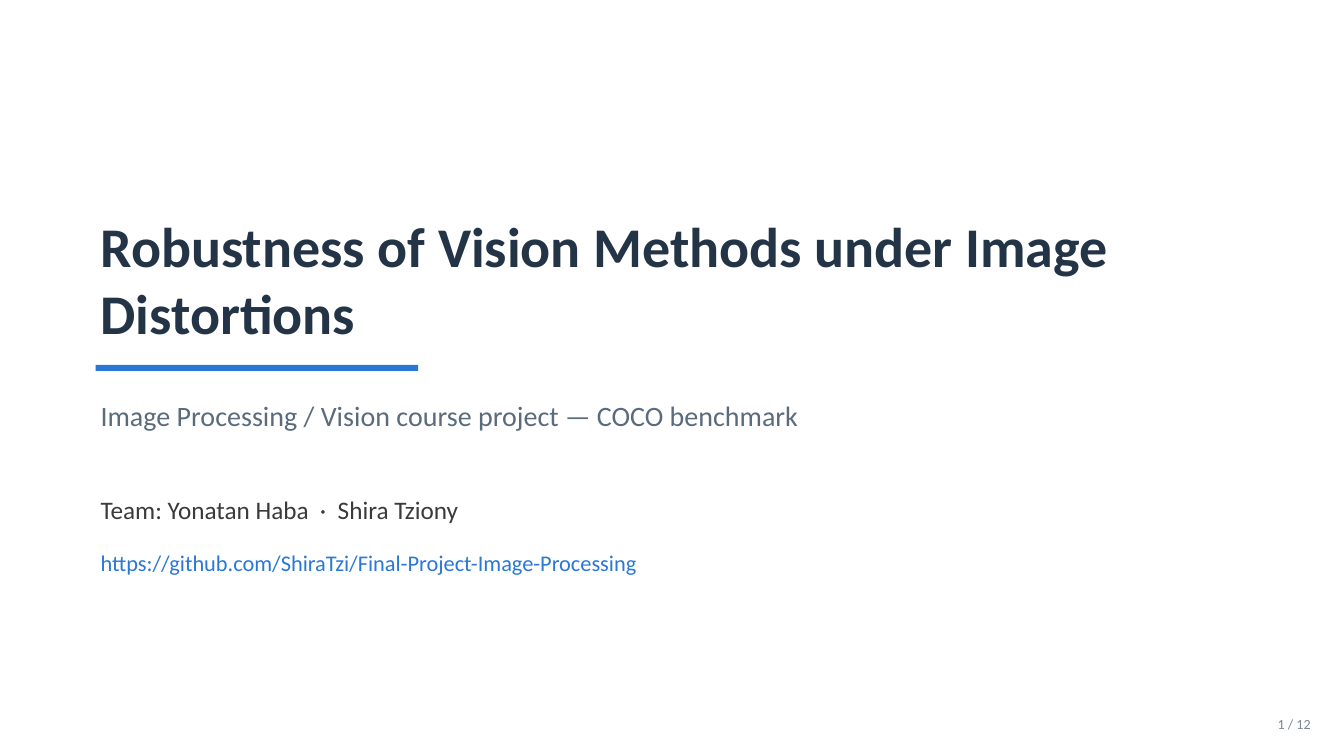
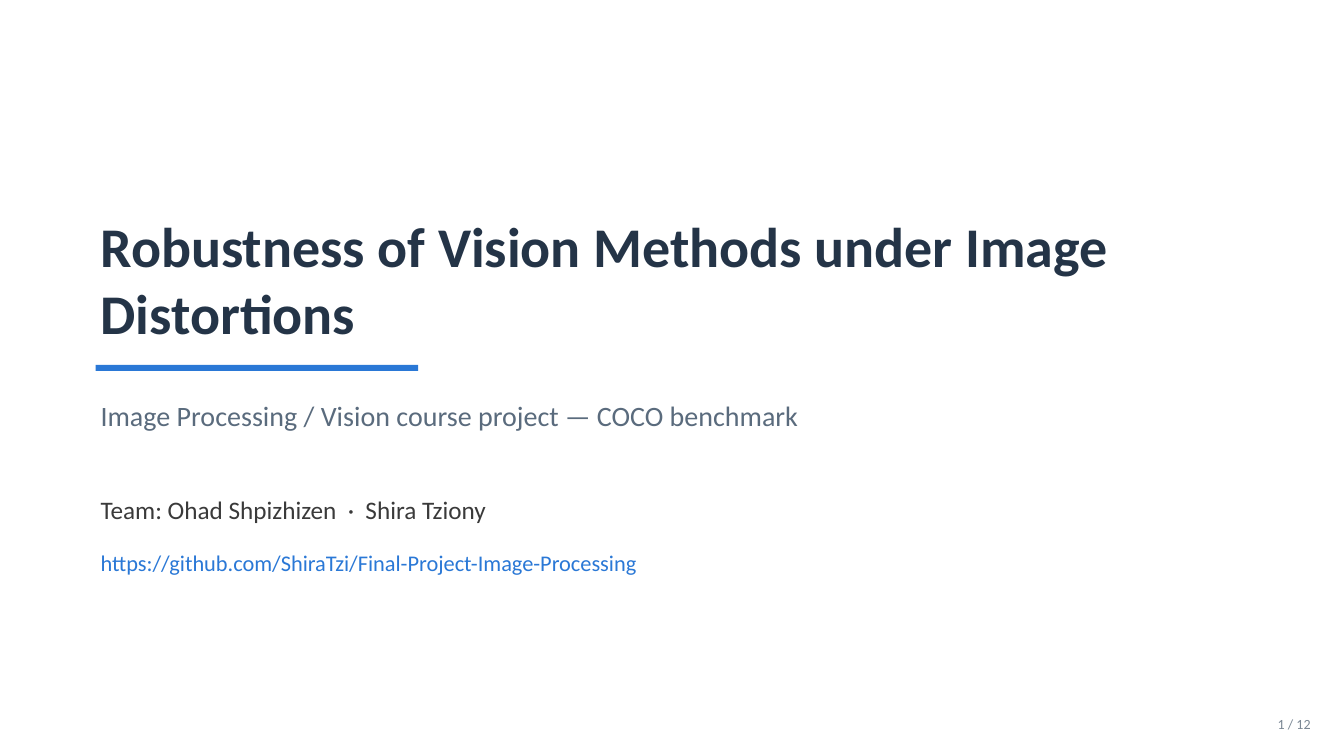
Before and after one commit to ShiraTzi/Final-Project-Image-Processing, a slide deck: slide 1 of slides/final_presentation.pptx. Drawn at 1344x756 pixels with LibreOffice and Linux fonts; fonts in the diff are those of the drawing. Boxes give left, top, right and bottom in pixels: in the first picture for what was removed or moved away, otherwise in the second. Text is boxed around its words. In the diff, an @@ line names an element or a change of style, - is before the commit and + after.

```diff
--- a/slides/final_presentation.pptx
+++ b/slides/final_presentation.pptx
@@ text at [101,501,486,523]: text changed @@
-Team: Yonatan Haba · Shira Tziony
+Team: Ohad Shpizhizen · Shira Tziony
```
Also in this commit, not shown: 3 other files.
